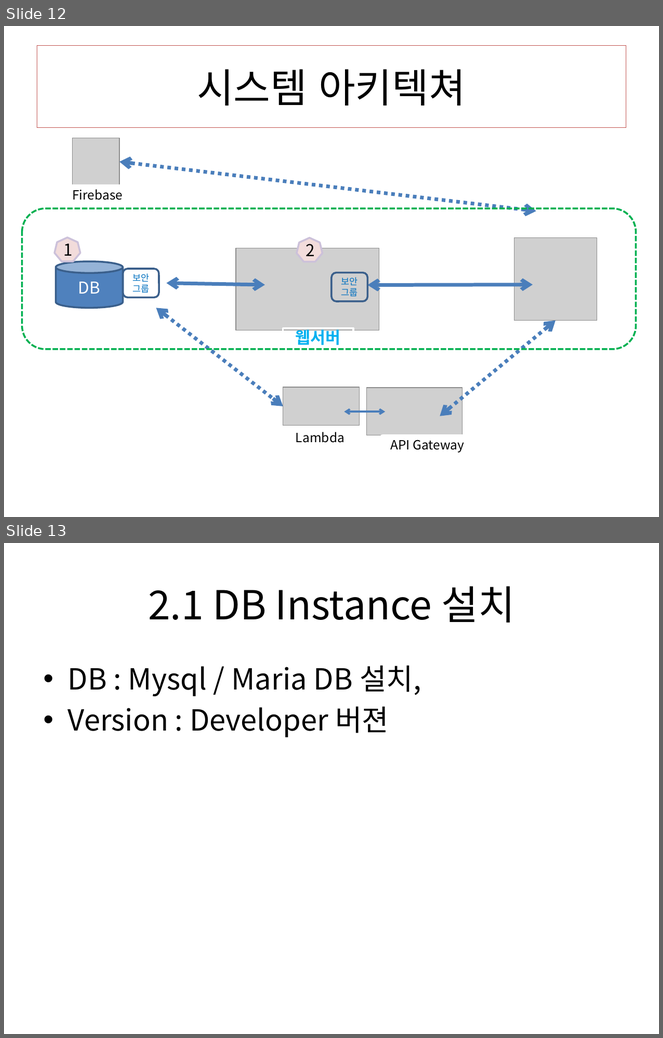
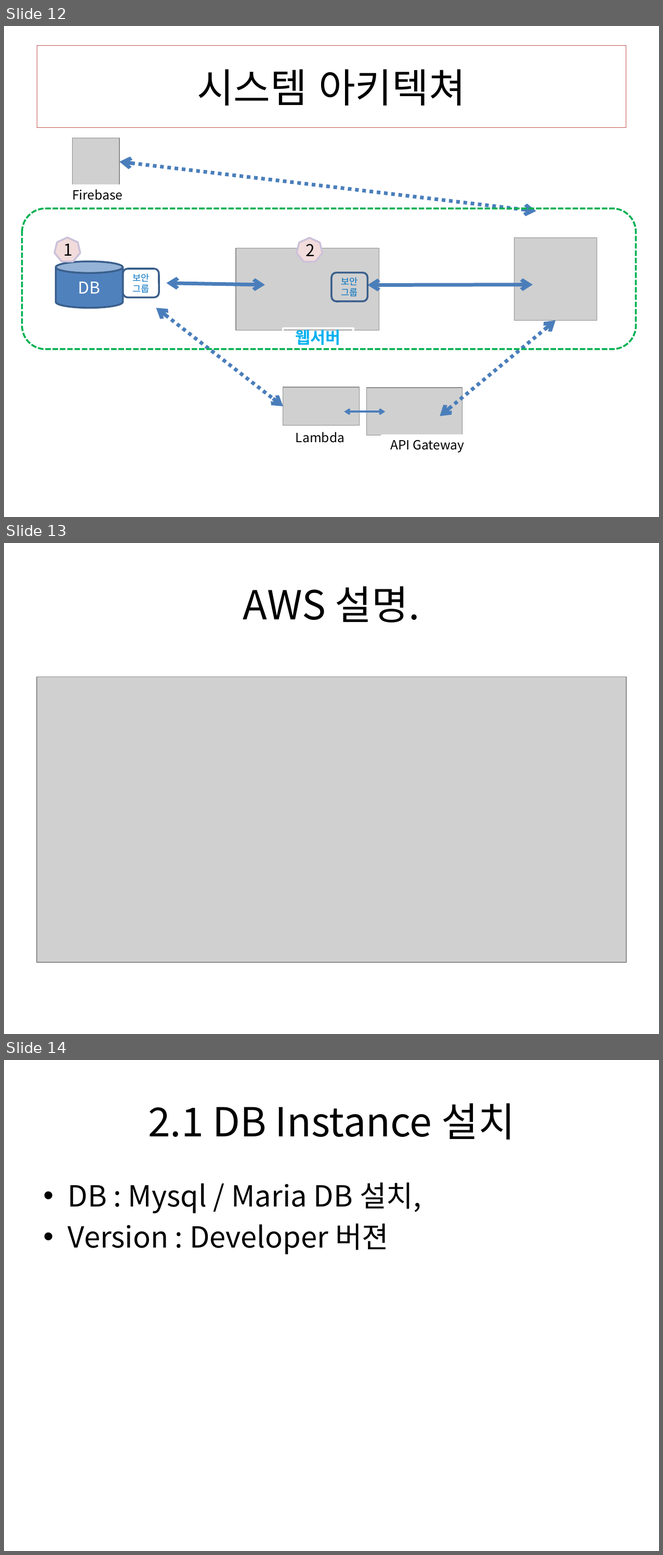
Before and after one commit to tuxxon/android_dev_lecture, a slide deck: 01.안드로이드 모바일 앱 개발-백엔드-안국환.pptx. Shown one above the other, each under a label of ours: slides 12 and 13 before the commit, slides 12, 13 and 14 after it. The pictures are 663x1038 and 663x1555 pixels, drawn with LibreOffice and Linux fonts; fonts in the diff are those of the drawing; grey boxes stand for pictures. Boxes give left, top, right and bottom in pixels: in the first picture for what was removed or moved away, otherwise in the second. Text is boxed around its words. In the diff, an @@ line names an element or a change of style, - is before the commit and + after.

```diff
--- a/01.안드로이드 모바일 앱 개발-백엔드-안국환.pptx
+++ b/01.안드로이드 모바일 앱 개발-백엔드-안국환.pptx
@@ slide 13 added at box(4, 543, 659, 1034), background #FFFFFF @@
@@ title added at box(243, 586, 420, 623), 44 pt, text #000000 @@
+AWS 설명.
@@ picture added at box(37, 677, 626, 962) @@
@@ what was slide 13 is now slide 14 @@
```
Also in this commit, not shown: 1 slide changed, 1 other slide added.
